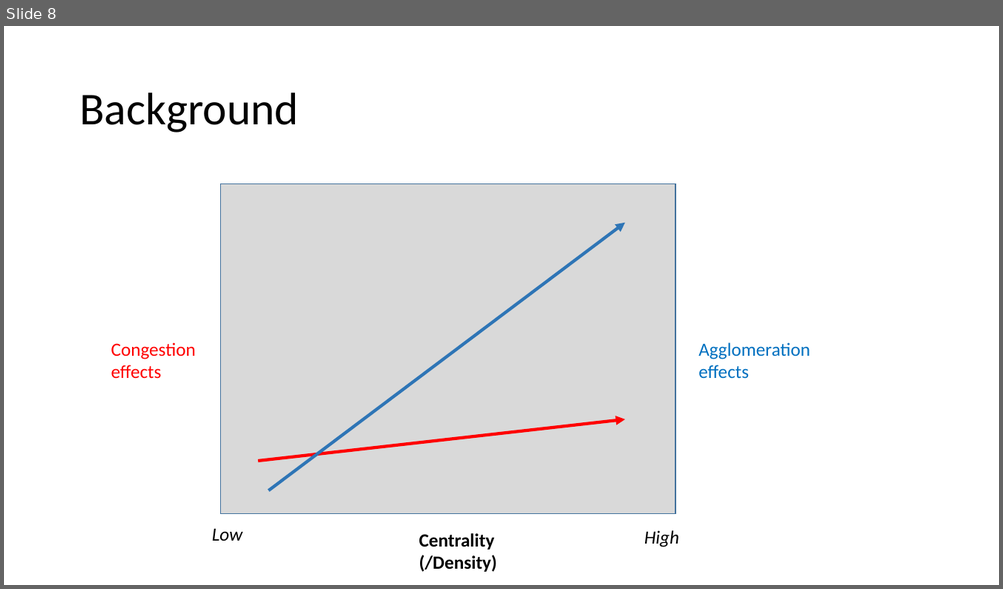
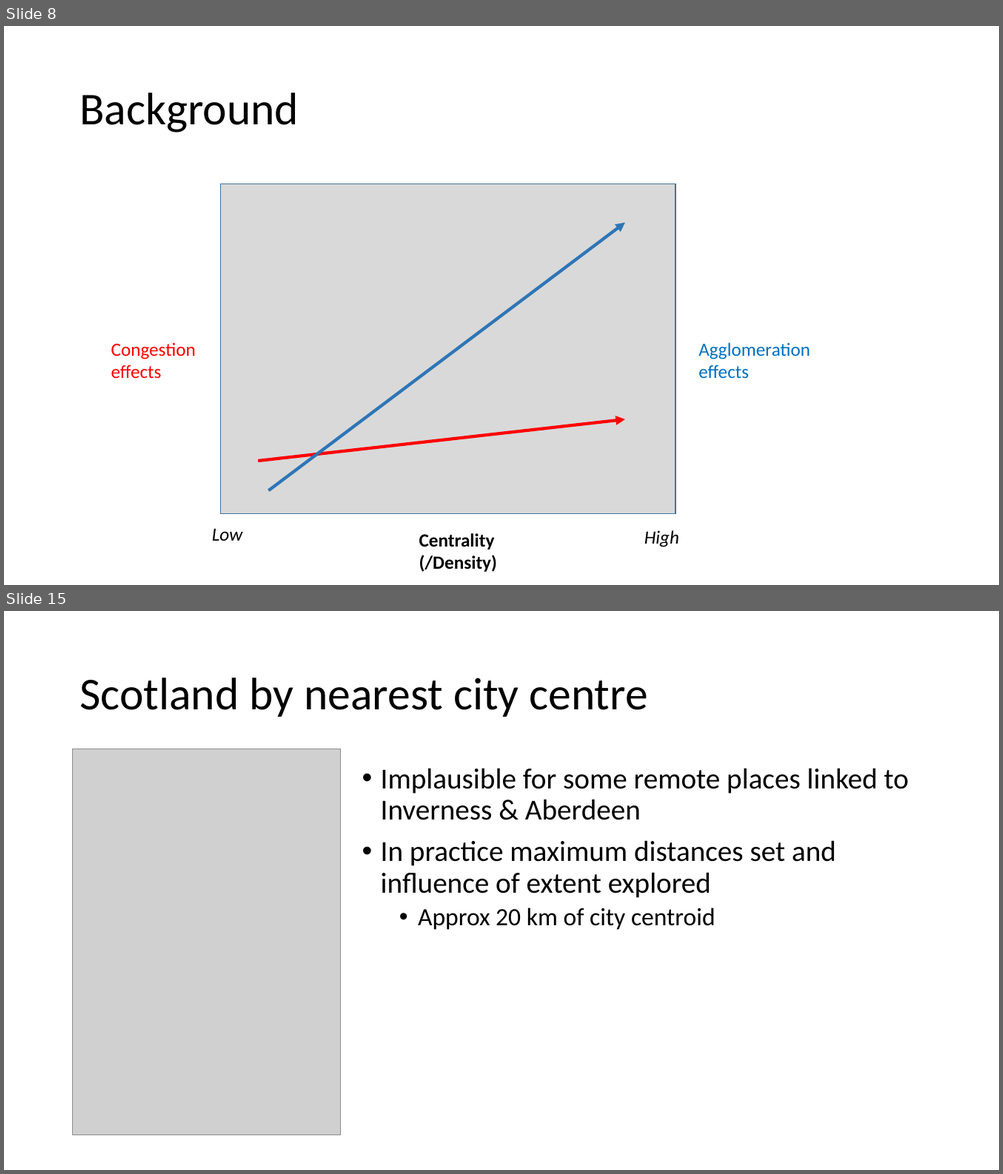
Before and after one commit to JonMinton/decentralisation_simd_dz2011, a slide deck: presentation/Is poverty moving to the suburbs in Scottish.pptx. Shown one above the other, each under a label of ours: slide 8 before the commit, slides 8 and 15 after it; the slides between them are not shown. The pictures are 1003x589 and 1003x1174 pixels, drawn with LibreOffice and Linux fonts; fonts in the diff are those of the drawing; grey boxes stand for pictures. Boxes give left, top, right and bottom in pixels: in the first picture for what was removed or moved away, otherwise in the second. Text is boxed around its words. In the diff, an @@ line names an element or a change of style, - is before the commit and + after.

```diff
--- a/presentation/Is poverty moving to the suburbs in Scottish.pptx
+++ b/presentation/Is poverty moving to the suburbs in Scottish.pptx
@@ slide 15 added at (4,611,999,1170), background #FFFFFF @@
@@ title added at (79,678,648,717), 44 pt, text #000000 @@
+Scotland by nearest city centre
@@ picture added at (73,749,341,1136) @@
@@ text added at (381,768,908,930), 28 pt, text #000000 @@
+• Implausible for some remote places linked to Inverness & Aberdeen
+• In practice maximum distances set and influence of extent explored
+  • Approx 20 km of city centroid
```
Also in this commit, not shown: 1 slide changed, 21 other slides added.
